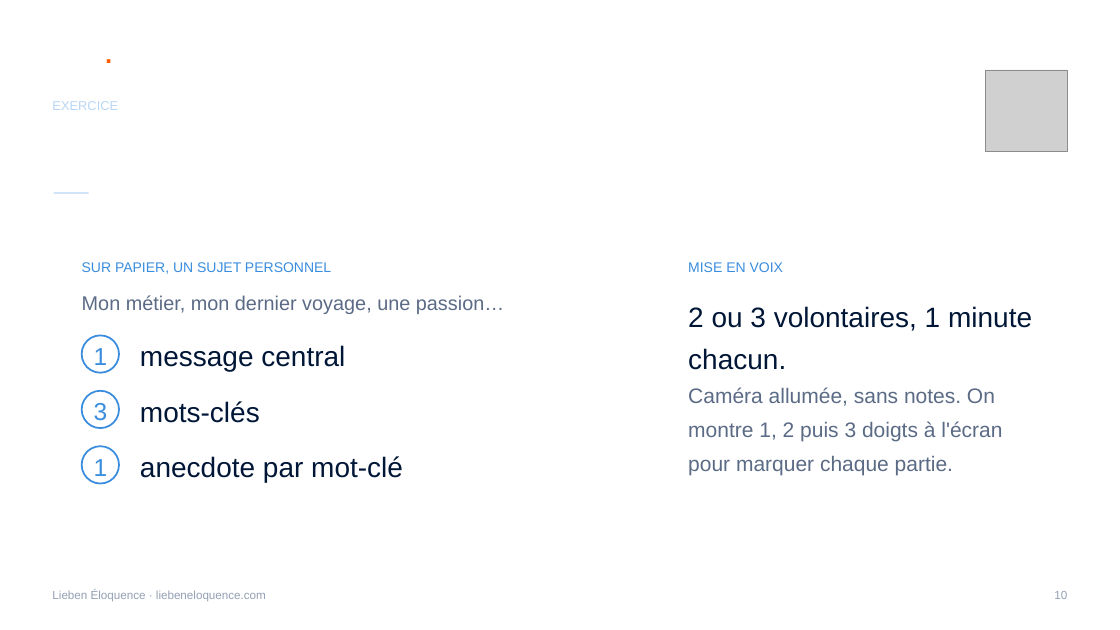
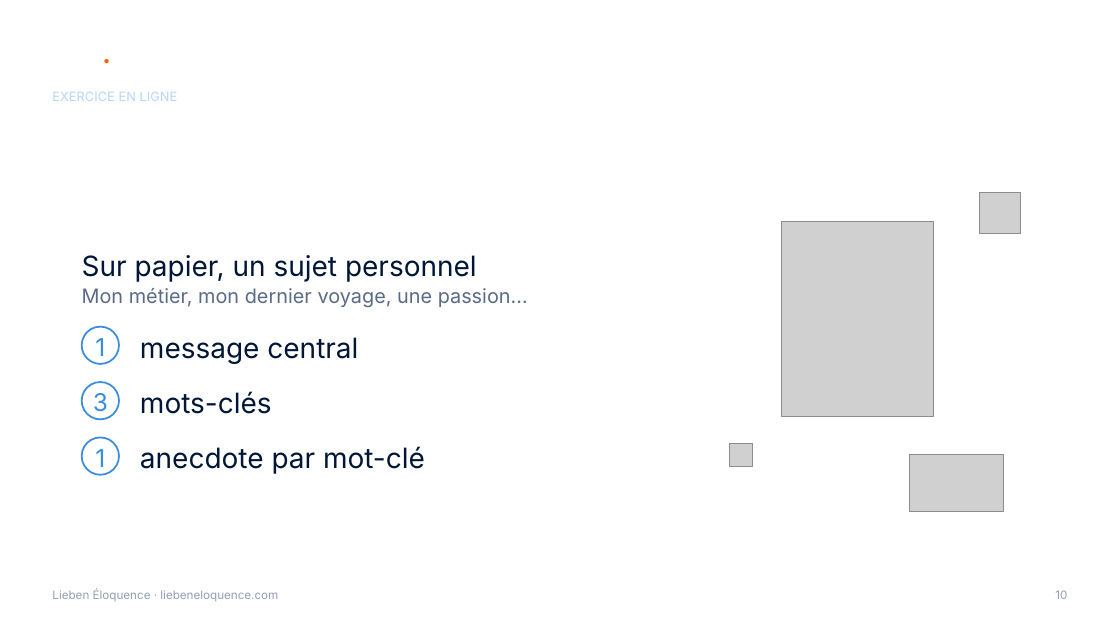
Before and after one commit to ahiale/liebeneloquence-site, a slide deck: slide 10 of communication/atelier/LEQ-capsule-squelette.pptx. Drawn at 1120x630 pixels with LibreOffice and Linux fonts; fonts in the diff are those of the drawing; grey boxes stand for pictures; background and template pictures are left out. Boxes give left, top, right and bottom in pixels: in the first picture for what was removed or moved away, otherwise in the second. Text is boxed around its words. In the diff, an @@ line names an element or a change of style, - is before the commit and + after.

```diff
--- a/communication/atelier/LEQ-capsule-squelette.pptx
+++ b/communication/atelier/LEQ-capsule-squelette.pptx
@@ picture removed at (x1=986, y1=70, x2=1067, y2=151) @@
@@ text at (x1=52, y1=111, x2=1067, y2=187): text changed; size 50 to 52 pt @@
-À vous de jouer
+À vous de jouer !
@@ text at (x1=52, y1=92, x2=178, y2=101): text changed; font Arial to Inter @@
-EXERCICE
+EXERCICE EN LIGNE
@@ rectangle removed at (x1=54, y1=192, x2=89, y2=193) @@
@@ picture added at (x1=980, y1=192, x2=1021, y2=234) @@
@@ rounded rectangle removed at (x1=52, y1=239, x2=635, y2=513) @@
@@ rounded rectangle removed at (x1=665, y1=239, x2=1068, y2=513) @@
@@ picture added at (x1=781, y1=222, x2=933, y2=417) @@
@@ text at (x1=82, y1=255, x2=477, y2=282): text changed; size 12 to 24 pt; font Arial to Inter; text colour #3A8DDE to #001636 @@
-SUR PAPIER, UN SUJET PERSONNEL
+Sur papier, un sujet personnel
@@ text removed at (x1=688, y1=262, x2=783, y2=272) @@
-MISE EN VOIX
@@ font Arial to Inter in 10 elements at (x1=52, y1=59, x2=110, y2=64), (x1=52, y1=589, x2=278, y2=601), (x1=1055, y1=590, x2=1067, y2=599), (x1=95, y1=449, x2=105, y2=467), (x1=140, y1=446, x2=425, y2=474), (x1=95, y1=338, x2=105, y2=356), (x1=140, y1=337, x2=358, y2=364), (x1=93, y1=393, x2=108, y2=417), (x1=140, y1=391, x2=272, y2=414), (x1=82, y1=288, x2=528, y2=307) @@
@@ text "Mon métier, mon dernier voyage, ..." moved from (x1=82, y1=295, x2=504, y2=314) to (x1=82, y1=288, x2=528, y2=307) @@
@@ text removed at (x1=688, y1=306, x2=1032, y2=370) @@
-2 ou 3 volontaires, 1 minute chacun.
@@ 6 texts, 3 ellipses moved together from (x1=82, y1=335, x2=403, y2=483) to (x1=82, y1=327, x2=425, y2=475) @@
@@ text removed at (x1=688, y1=387, x2=1002, y2=475) @@
-Caméra allumée, sans notes. On montre 1, 2 puis 3 doigts à l'écran pour marquer chaque partie.
@@ picture added at (x1=729, y1=444, x2=753, y2=467) @@
@@ picture added at (x1=910, y1=455, x2=1003, y2=513) @@
```
Also in this commit, not shown: 11 other slides changed, 43 other files.
